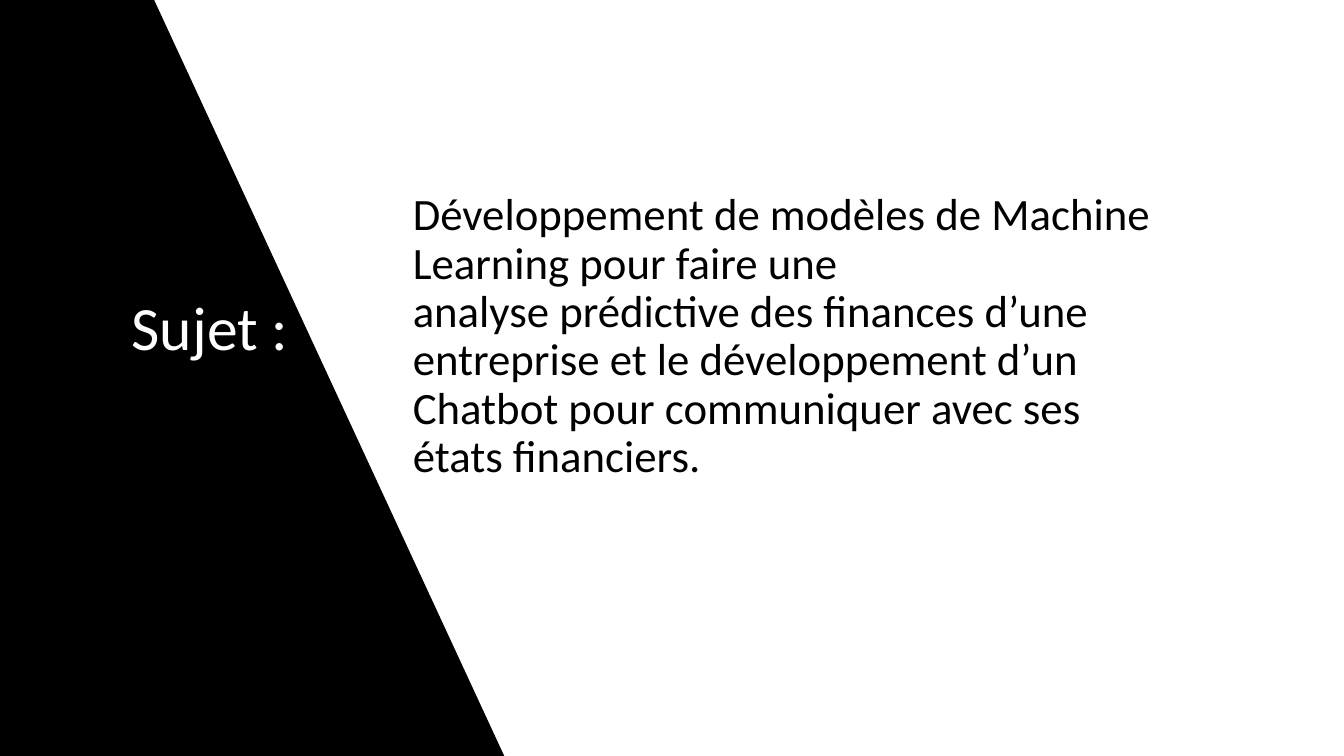
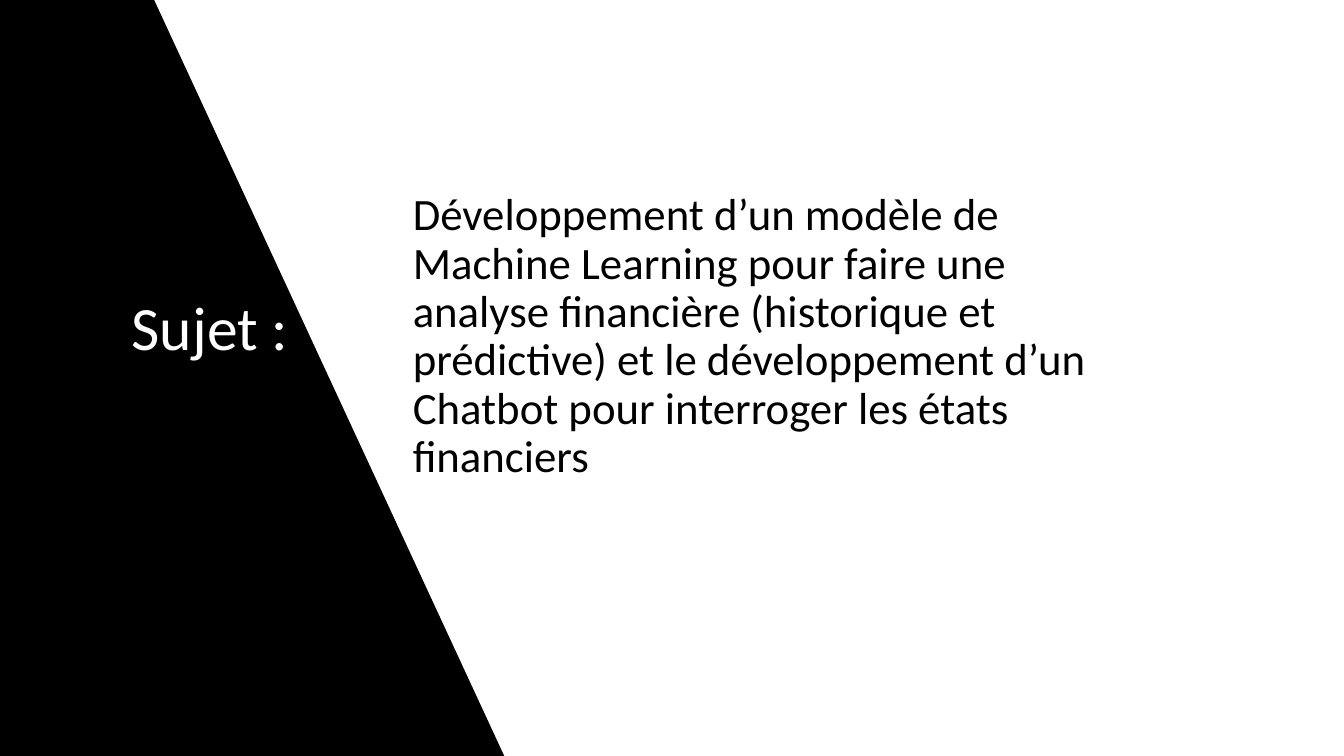
Before and after one commit to Jah-Say10/Master-Thesis-Omar-DIASSE, a slide deck: slide 1 of Presentation/Presentation Memoire.pptx. Drawn at 1344x756 pixels with LibreOffice and Linux fonts; fonts in the diff are those of the drawing. Boxes give left, top, right and bottom in pixels: in the first picture for what was removed or moved away, otherwise in the second. Text is boxed around its words. In the diff, an @@ line names an element or a change of style, - is before the commit and + after.

```diff
--- a/Presentation/Presentation Memoire.pptx
+++ b/Presentation/Presentation Memoire.pptx
@@ title at [413, 198, 1085, 473]: text changed @@
-Développement de modèles de Machine Learning pour faire une
-analyse prédictive des finances d’une entreprise et le développement d’un
-Chatbot pour communiquer avec ses états financiers.
+Développement d’un modèle de Machine Learning pour faire une
+analyse financière (historique et prédictive) et le développement d’un
+Chatbot pour interroger les états financiers
```
Also in this commit, not shown: 3 other slides changed, 22 slides added, 3 other files.
